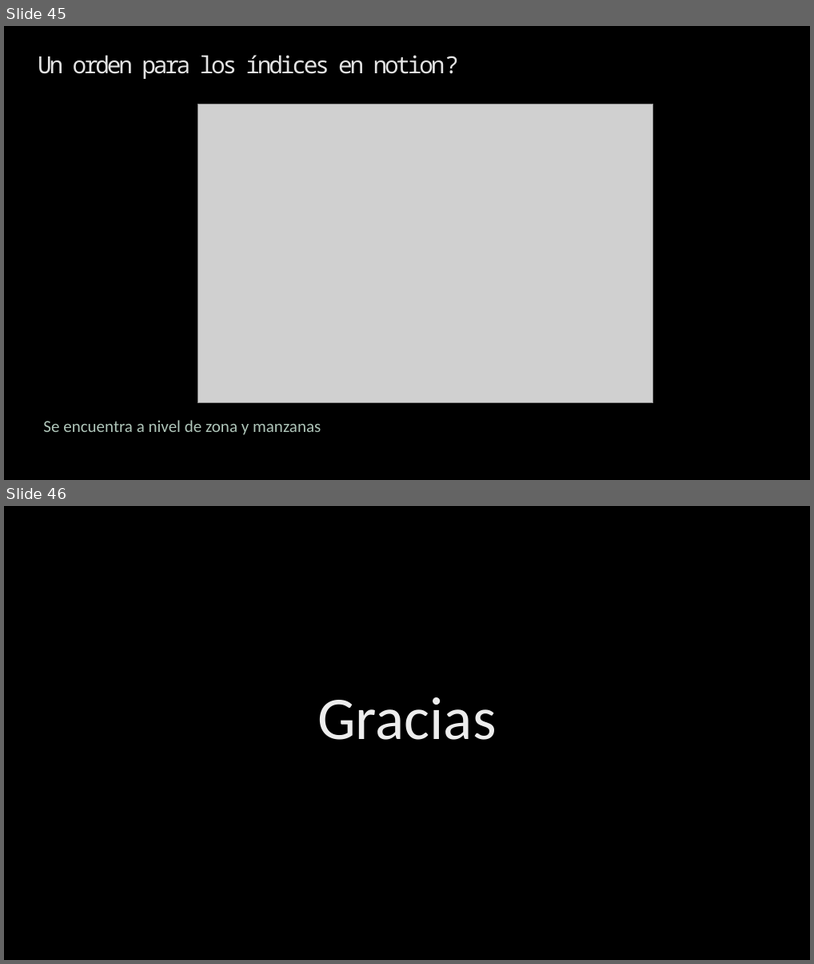
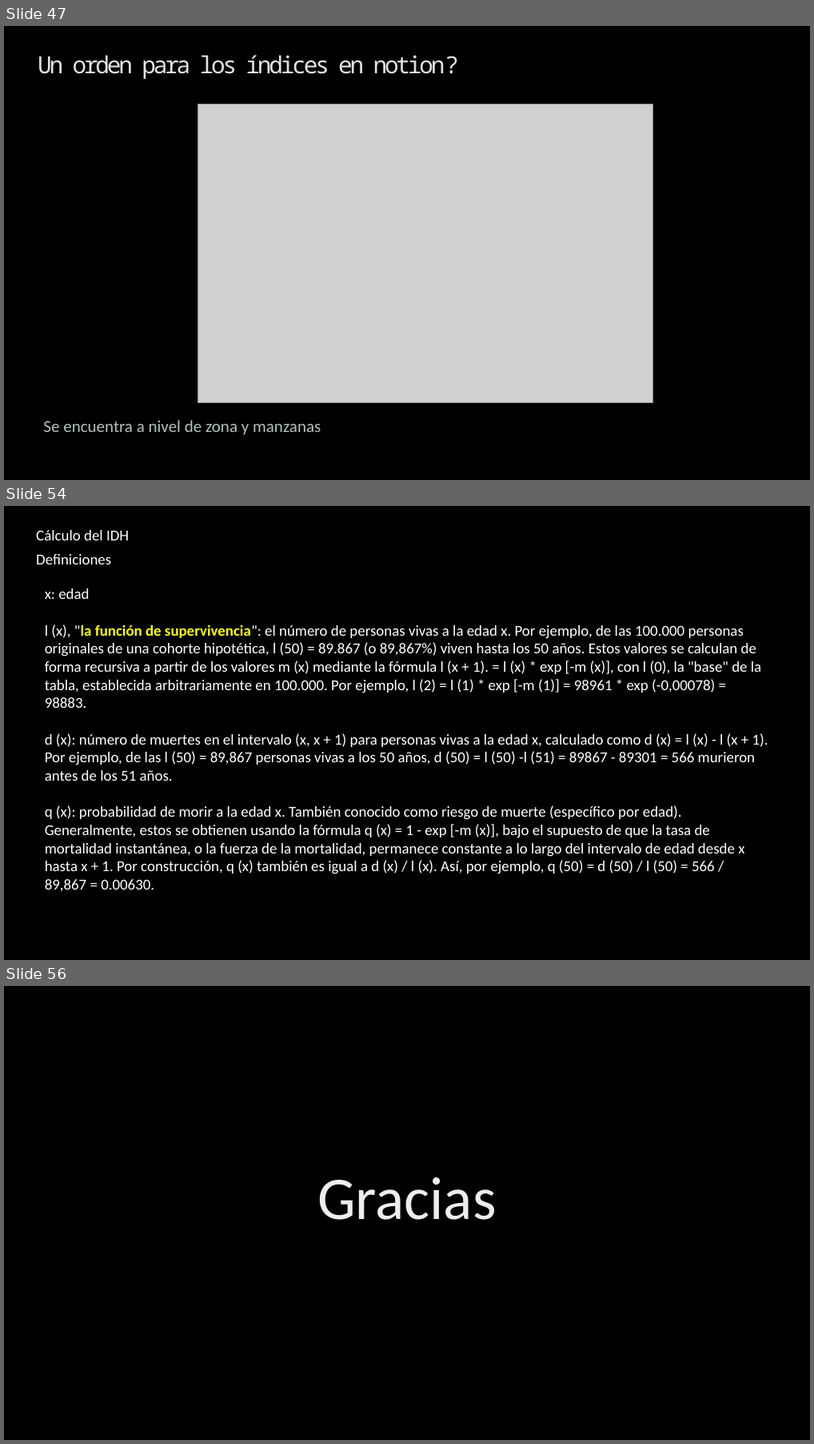
Before and after one commit to Sud-Austral/ds_indices, a slide deck: indices.pptx. Shown one above the other, each under a label of ours: slides 45 and 46 before the commit, slides 47, 54 and 56 after it; the slides between them are not shown. The pictures are 814x964 and 814x1444 pixels, drawn with LibreOffice and Linux fonts; fonts in the diff are those of the drawing; grey boxes stand for pictures; background and template pictures are left out. Boxes give left, top, right and bottom in pixels: in the first picture for what was removed or moved away, otherwise in the second. Text is boxed around its words. In the diff, an @@ line names an element or a change of style, - is before the commit and + after.

```diff
--- a/indices.pptx
+++ b/indices.pptx
@@ slide 54 added at [4, 506, 810, 960], background picture (left out) @@
@@ text added at [36, 530, 129, 540], 18 pt, text #FFFFFF @@
+Cálculo del IDH
@@ text added at [36, 554, 111, 564], 18 pt, text #FFFFFF @@
+Definiciones
@@ text added at [45, 588, 769, 892], 18 pt, text #FFFFFF @@
+x: edad
+l (x), "la función de supervivencia": el número de personas vivas a la edad x. Por ejemplo, de las 100.000 personas originales de una cohorte hipotética, l (50) = 89.867 (o 89,867%) viven hasta los 50 años. Estos valores se calculan de forma recursiva a partir de los valores m (x) mediante la fórmula l (x + 1). = l (x) * exp [-m (x)], con l (0), la "base" de la tabla, establecida arbitrariamente en 100.000. Por ejemplo, l (2) = l (1) * exp [-m (1)] = 98961 * exp (-0,00078) = 98883.
+d (x): número de muertes en el intervalo (x, x + 1) para personas vivas a la edad x, calculado como d (x) = l (x) - l (x + 1). Por ejemplo, de las l (50) = 89,867 personas vivas a los 50 años, d (50) = l (50) -l (51) = 89867 - 89301 = 566 murieron antes de los 51 años.
+q (x): probabilidad de morir a la edad x. También conocido como riesgo de muerte (específico por edad). Generalmente, estos se obtienen usando la fórmula q (x) = 1 - exp [-m (x)], bajo el supuesto de que la tasa de mortalidad instantánea, o la fuerza de la mortalidad, permanece constante a lo largo del intervalo de edad desde x hasta x + 1. Por construcción, q (x) también es igual a d (x) / l (x). Así, por ejemplo, q (50) = d (50) / l (50) = 566 / 89,867 = 0.00630.
@@ what was slide 45 is now slide 47 @@
@@ what was slide 46 is now slide 56 @@
```
Also in this commit, not shown: 3 slides changed, 13 other slides added, 3 slides removed, 14 other files.
